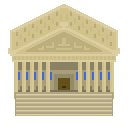
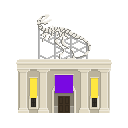
Before/after of a w=128, h=128 layered artwork. What changed in the layer stack:
removed layer "Layer 1" over box(8, 4, 120, 116)
added layer "Layer 9 copy" above "Layer 11" over box(37, 14, 91, 60)
added layer "Layer 11" above "Layer 6" over box(38, 22, 88, 59)
added layer "Layer 6" above "Layer 5" over box(16, 59, 112, 113)
added layer "Layer 5" above "Layer 4" over box(17, 69, 111, 113)
added layer "Layer 4" above "Layer 10" over box(16, 59, 112, 113)
